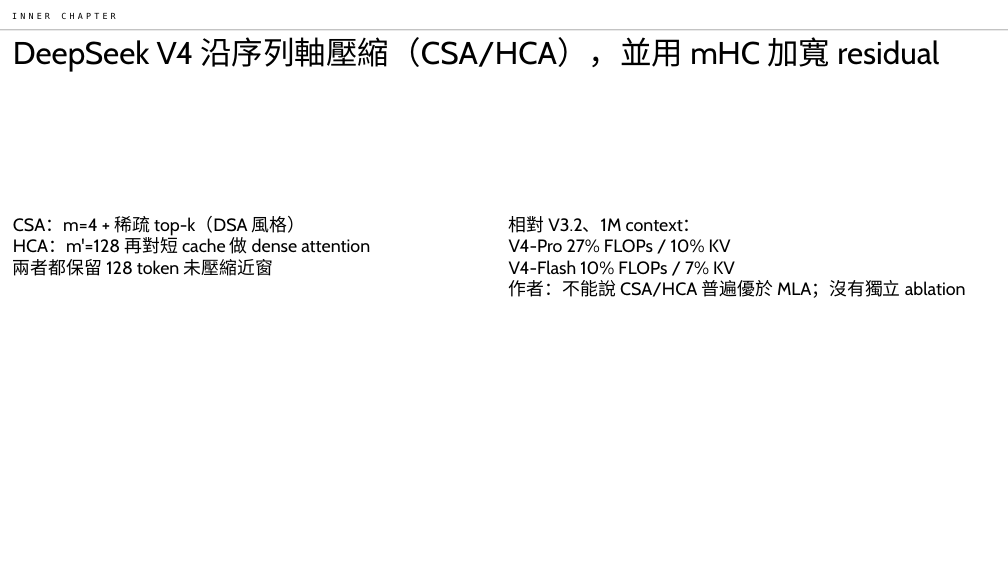
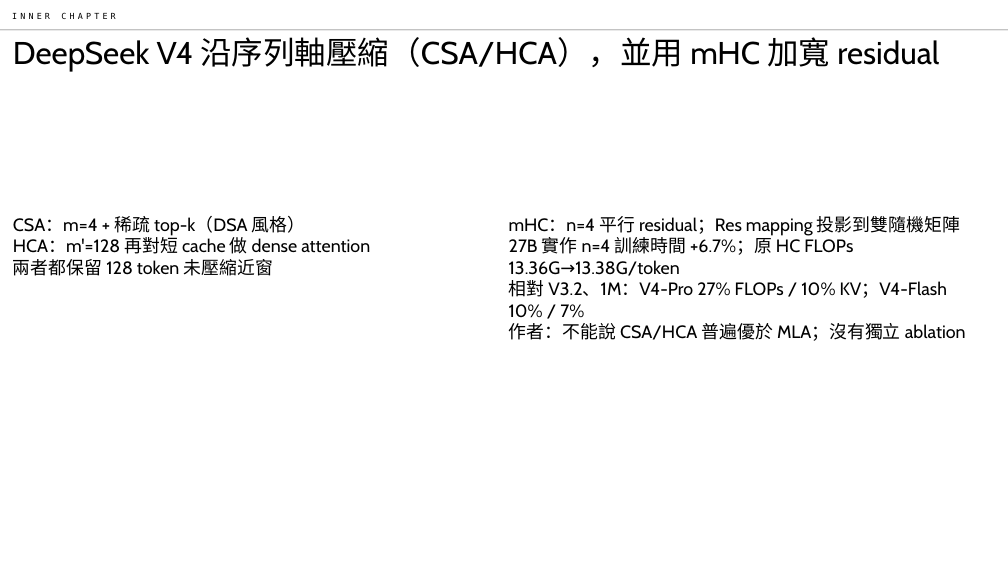
Before and after one commit to EndeavorYen/ppt-skill-for-work, a slide deck: slide 8 of eval/gold/optimized.pptx (slide 7 before the commit). Drawn at 1008x567 pixels with LibreOffice and Linux fonts; fonts in the diff are those of the drawing. Boxes give left, top, right and bottom in pixels: in the first picture for what was removed or moved away, otherwise in the second. Text is boxed around its words. In the diff, an @@ line names an element or a change of style, - is before the commit and + after.

```diff
--- a/eval/gold/optimized.pptx
+++ b/eval/gold/optimized.pptx
@@ text at bbox=[509, 216, 960, 318]: text changed @@
-相對 V3.2、1M context：
-V4-Pro 27% FLOPs / 10% KV
-V4-Flash 10% FLOPs / 7% KV
+mHC：n=4 平行 residual；Res mapping 投影到雙隨機矩陣
+27B 實作 n=4 訓練時間 +6.7%；原 HC FLOPs 13.36G→13.38G/token
+相對 V3.2、1M：V4-Pro 27% FLOPs / 10% KV；V4-Flash 10% / 7%
```
Also in this commit, not shown: 4 other slides changed, 1 slide added, 6 other files.
